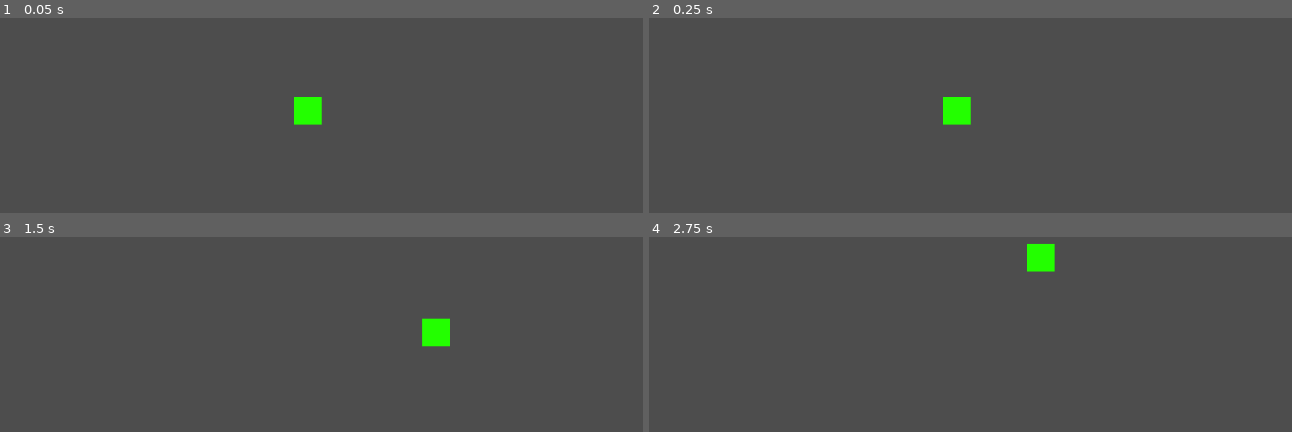
Above: before the commit, frames 1-4 (two rows, left to right).
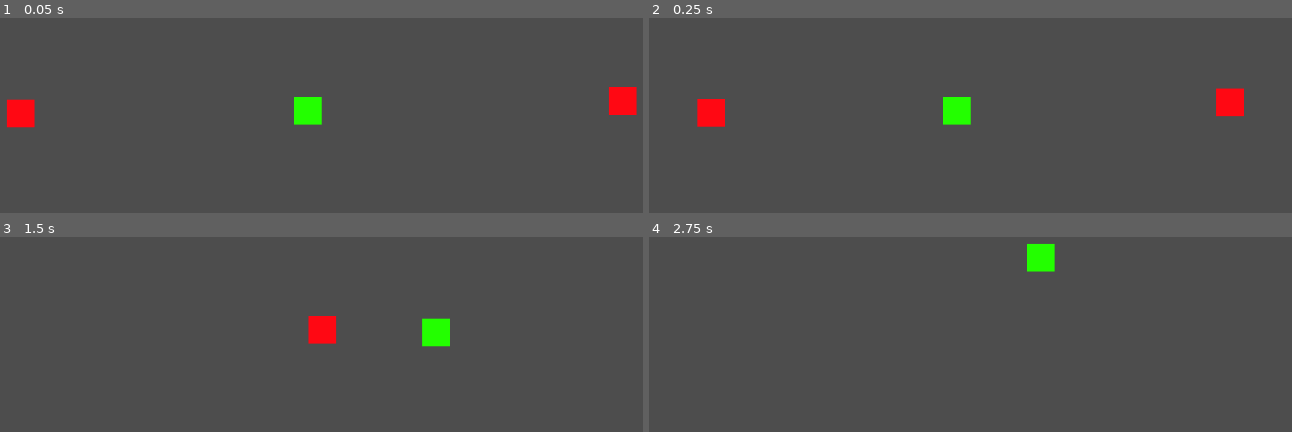
Above: after the commit, the same moments.

Repository: OhijMik/League-of-Dodgers
Game: Godot game, scene res://game_scene.tscn
Two runs of this game, one before a commit and one after it. Both use one fixed random seed, a clock stepped at 60 frames per second and the inputs below.
Inputs (mouse positions are in pixels of both pictures, inside the frame that each line leads up to):
- Up to frame 1 (0.05 s): no input
- Up to frame 2 (0.25 s): no input
- Up to frame 3 (1.5 s): move the mouse to (495, 328) at 0.52 s; right-click (495, 328) at 0.6 s; move the mouse to (160, 373) at 1.27 s; right-click (160, 373) at 1.35 s
- Up to frame 4 (2.75 s): move the mouse to (1047, 252) at 2.02 s; right-click (1047, 252) at 2.1 s

The runs differ from the first frame. In frame 1, 1.3% of the frame differs, in the area x 1-100%, y 35-57%; in frame 2, 1.3%; in frame 3, 0.6%; in frame 4, nothing differs.

Commit message:
Created the projectiles
- Created the projectiles
- Added the movement
- Added collision

Diff:
--- a/champion.gd
+++ b/champion.gd
@@ -7,11 +7,9 @@
 # Get the gravity from the project settings to be synced with RigidBody nodes.
 var direction
 var mouse_pos
+var hp = 100
 
 func _physics_process(delta):
-	# Get the input direction and handle the movement/deceleration.
-	# As good practice, you should replace UI actions with custom gameplay actions.
-
 	if Input.is_action_just_pressed("move"):
 		mouse_pos = get_viewport().get_mouse_position()
 		direction = (mouse_pos - position).normalized()
--- a/game_scene.tscn
+++ b/game_scene.tscn
@@ -1,8 +1,17 @@
-[gd_scene load_steps=2 format=3 uid="uid://8tuff20euseq"]
+[gd_scene load_steps=3 format=3 uid="uid://8tuff20euseq"]
 
 [ext_resource type="PackedScene" uid="uid://beixhopf2vygy" path="res://champion.tscn" id="1_q5lk1"]
+[ext_resource type="PackedScene" uid="uid://gkn3iwuves0t" path="res://projectile.tscn" id="2_e6i66"]
 
 [node name="GameScene" type="Node2D"]
 
 [node name="Champion" parent="." instance=ExtResource("1_q5lk1")]
 position = Vector2(562, 294)
+
+[node name="Projectiles" type="Node2D" parent="."]
+
+[node name="Projectile" parent="Projectiles" instance=ExtResource("2_e6i66")]
+position = Vector2(1031, 280)
+
+[node name="Projectile2" parent="Projectiles" instance=ExtResource("2_e6i66")]
+position = Vector2(133, 298)
--- /dev/null
+++ b/projectile.gd
@@ -0,0 +1,26 @@
+extends CharacterBody2D
+
+
+const SPEED = 300.0
+const JUMP_VELOCITY = -400.0
+
+# Get the gravity from the project settings to be synced with RigidBody nodes.
+var gravity = ProjectSettings.get_setting("physics/2d/default_gravity")
+
+var champion
+
+
+func _ready():
+	champion = get_node("../../Champion")
+	var direction = (champion.position - position).normalized()
+	velocity = direction * SPEED
+
+
+func _physics_process(delta):
+	move_and_slide()
+
+
+func _on_area_2d_body_entered(body):
+	if "Champion" in body.name:
+		body.hp -= 10
+		queue_free()
--- /dev/null
+++ b/projectile.tscn
@@ -0,0 +1,23 @@
+[gd_scene load_steps=3 format=3 uid="uid://gkn3iwuves0t"]
+
+[ext_resource type="Script" path="res://projectile.gd" id="1_3p231"]
+
+[sub_resource type="RectangleShape2D" id="RectangleShape2D_ovf58"]
+size = Vector2(40, 40)
+
+[node name="Projectile" type="CharacterBody2D"]
+script = ExtResource("1_3p231")
+
+[node name="Area2D" type="Area2D" parent="."]
+
+[node name="CollisionShape2D" type="CollisionShape2D" parent="Area2D"]
+shape = SubResource("RectangleShape2D_ovf58")
+
+[node name="ColorRect" type="ColorRect" parent="."]
+offset_left = -20.0
+offset_top = -20.0
+offset_right = 20.0
+offset_bottom = 20.0
+color = Color(1, 0.0313726, 0.0745098, 1)
+
+[connection signal="body_entered" from="Area2D" to="." method="_on_area_2d_body_entered"]
